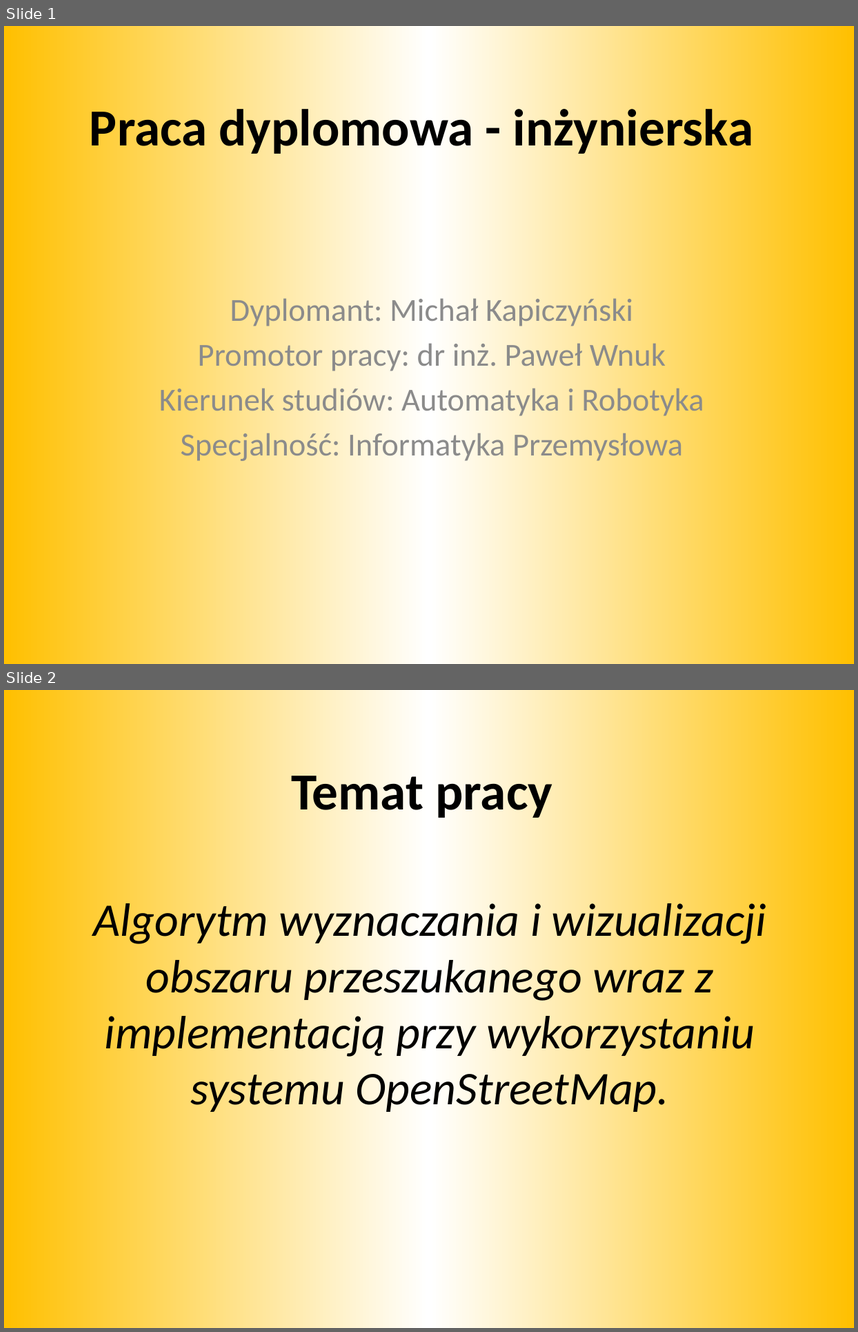
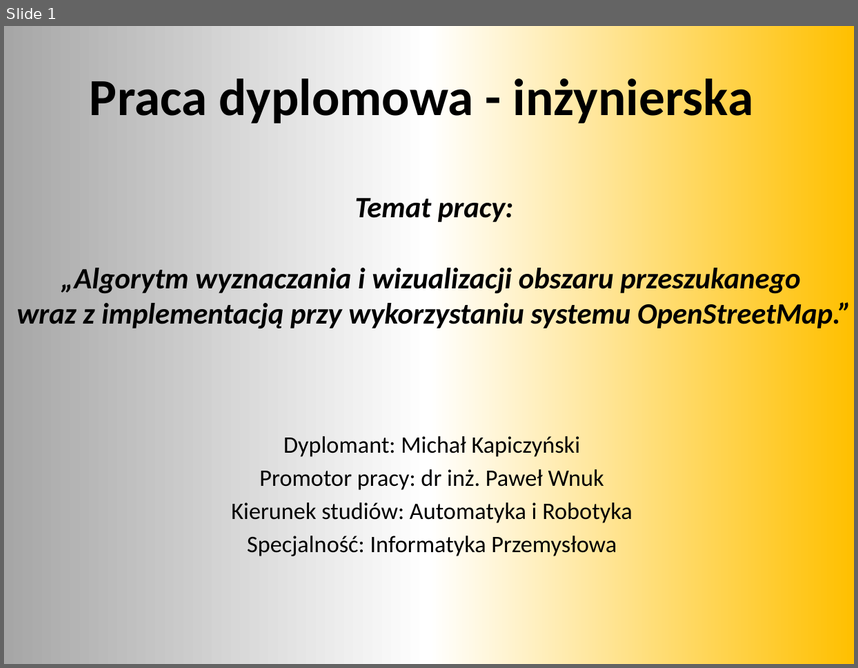
Before and after one commit to mkapiczy/DronVision, a slide deck: Dokumenty/Obrona/Prezentacja.pptx. Shown one above the other, each under a label of ours: slides 1 and 2 before the commit, slide 1 after it. The pictures are 858x1332 and 858x668 pixels, drawn with LibreOffice and Linux fonts; fonts in the diff are those of the drawing. Boxes give left, top, right and bottom in pixels: in the first picture for what was removed or moved away, otherwise in the second. Text is boxed around its words. In the diff, an @@ line names an element or a change of style, - is before the commit and + after.

```diff
--- a/Dokumenty/Obrona/Prezentacja.pptx
+++ b/Dokumenty/Obrona/Prezentacja.pptx
@@ slide 2 removed at (4,690,854,1328), background gradient #FFC000 to #FFFFFF @@
@@ text removed at (291,767,553,822) @@
-Temat pracy
@@ title removed at (93,897,766,1116) @@
-Algorytm wyznaczania i wizualizacji obszaru przeszukanego wraz z implementacją przy wykorzystaniu systemu OpenStreetMap.
@@ slide 1 changed as well @@
@@ background gradient #FFC000 to #FFFFFF to gradient #A6A6A6 to #FFFFFF to #FFC000 @@
@@ title "Praca dyplomowa - inżynierska": place and size @@
-title "Praca dyplomowa - inżynierska" at (90,103,754,158)
+title "Praca dyplomowa - inżynierska" at (90,72,754,127)
@@ text added at (17,198,851,331), 25 pt, text #000000, bold, italic @@
+Temat pracy:
+„Algorytm wyznaczania i wizualizacji obszaru przeszukanego
+wraz z implementacją przy wykorzystaniu systemu OpenStreetMap.”
@@ subtitle "Dyplomant: Michał Kapiczyński": place and size @@
-subtitle "Dyplomant: Michał Kapiczyński" at (159,294,704,464)
+subtitle "Dyplomant: Michał Kapiczyński" at (231,433,632,558)
@@ subtitle "Dyplomant: Michał Kapiczyński" at (231,433,632,558): size 27.2 to 20 pt, text colour #8C8C8C to #000000; less space between paragraphs @@
```
Also in this commit, not shown: 16 other slides changed, 10 slides added, 10 other slides removed, 4 other files.
